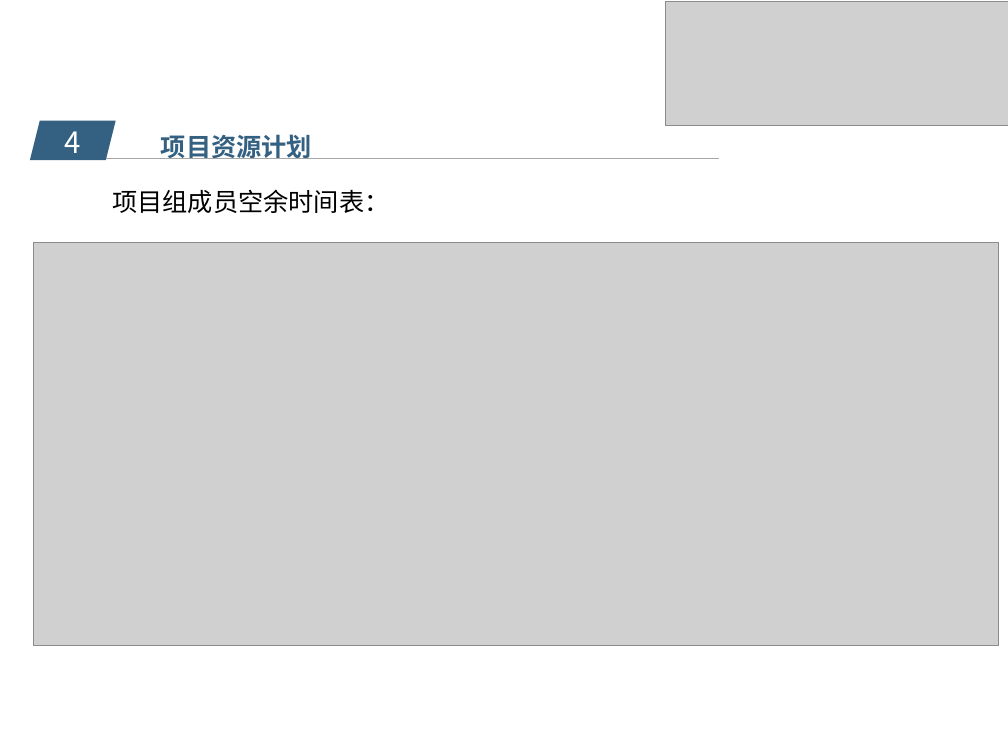
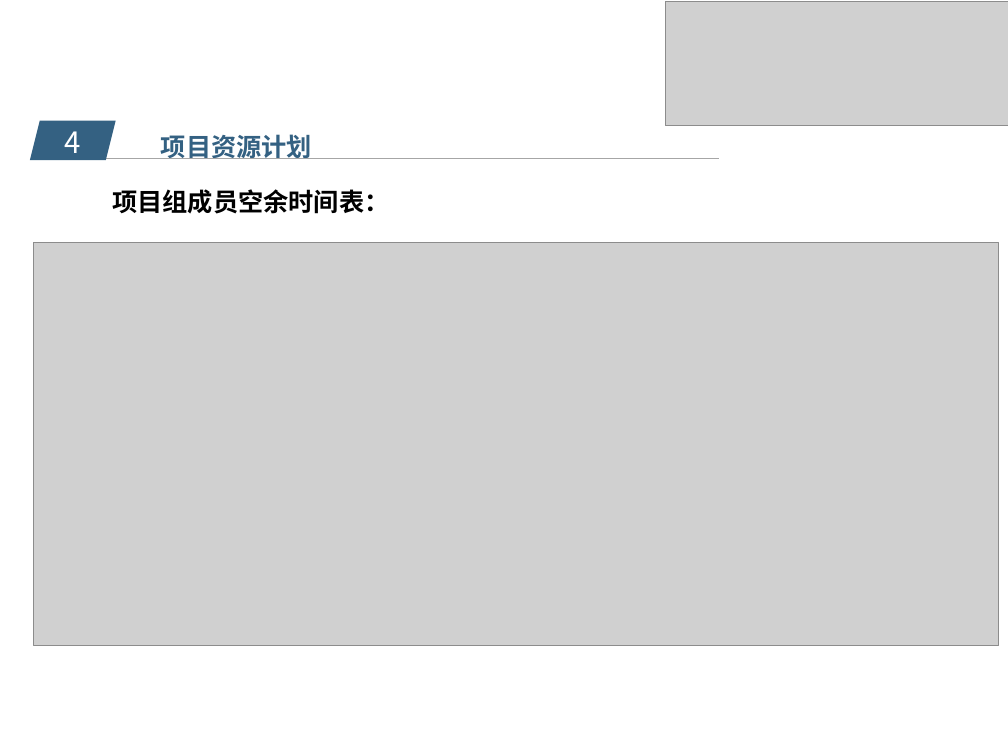
Before and after one commit to popopoi/PRD2018-G07, a slide deck: slide 8 of 项目计划/PRD2018-G07-项目计划PPT.pptx (slide 7 before the commit). Drawn at 1008x756 pixels with LibreOffice and Linux fonts; fonts in the diff are those of the drawing; grey boxes stand for pictures; background and template pictures are left out. Boxes give left, top, right and bottom in pixels: in the first picture for what was removed or moved away, otherwise in the second. Text is boxed around its words. In the diff, an @@ line names an element or a change of style, - is before the commit and + after.

```diff
--- a/项目计划/PRD2018-G07-项目计划PPT.pptx
+++ b/项目计划/PRD2018-G07-项目计划PPT.pptx
@@ text "项目组成员空余时间表：" at (112, 189, 389, 214): bold on @@
```
Also in this commit, not shown: 3 other slides changed, 2 slides added, 1 slide removed, 1 other file.
